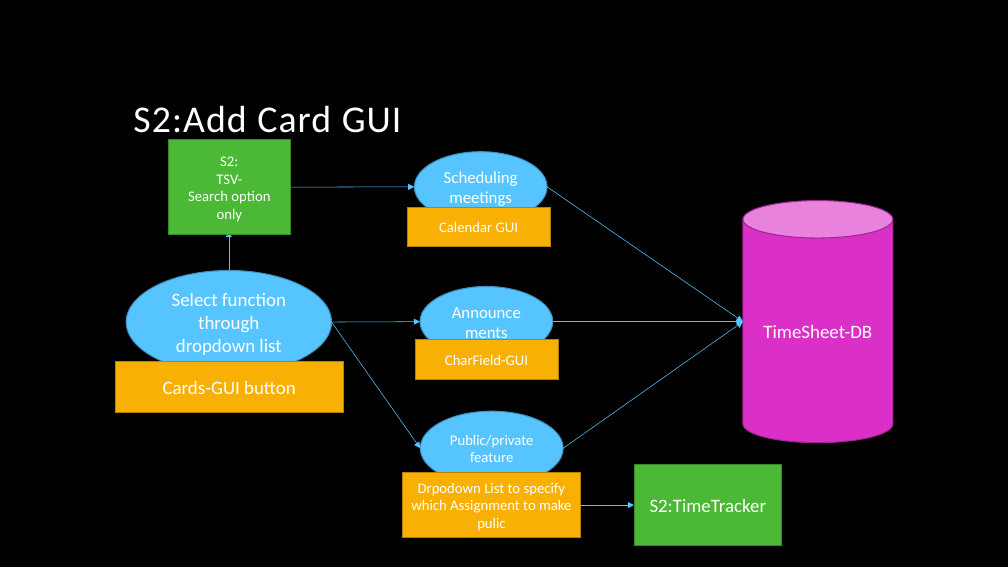
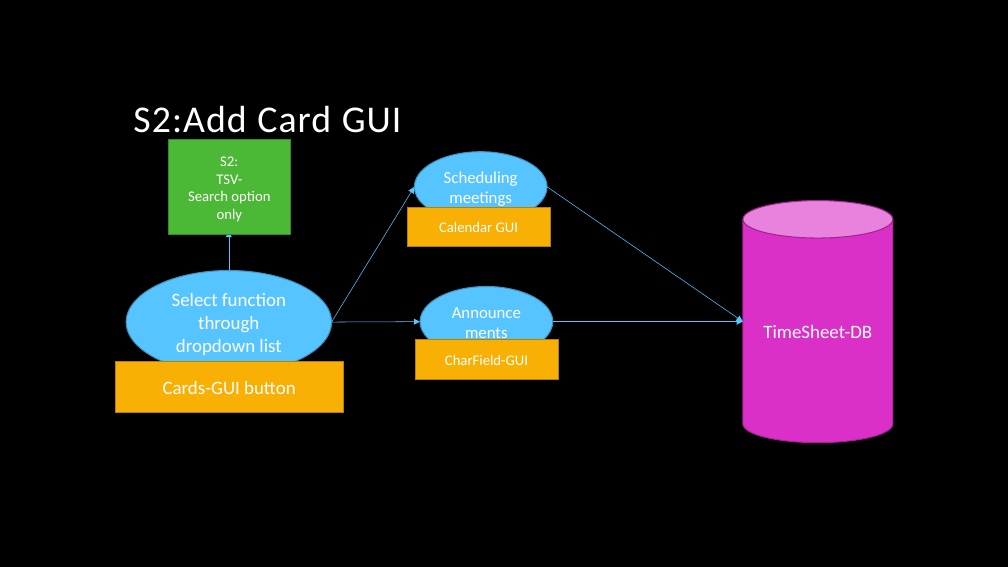
Before and after one commit to arnyboy101/InsemiTimeSheet, a slide deck: slide 3 of SubRoutine Diagrams/Notice Board.pptx. Drawn at 1008x567 pixels with LibreOffice and Linux fonts; fonts in the diff are those of the drawing; background and template pictures are left out. Boxes give left, top, right and bottom in pixels: in the first picture for what was removed or moved away, otherwise in the second. Text is boxed around its words. In the diff, an @@ line names an element or a change of style, - is before the commit and + after.

```diff
--- a/SubRoutine Diagrams/Notice Board.pptx
+++ b/SubRoutine Diagrams/Notice Board.pptx
@@ arrow moved from (290, 188) - (414, 187) to (331, 322) - (414, 187) @@
@@ group removed at (331,321,743,538): 2 arrows, 1 ellipse, 1 rectangle @@
-Public/private feature
-Drpodown List to specify which Assignment to make pulic
@@ rectangle removed at (634,465,781,545) @@
-S2:TimeTracker
@@ arrow removed from (580, 505) to (634, 505) @@
```
Also in this commit, not shown: 5 other slides changed, 3 other files.
